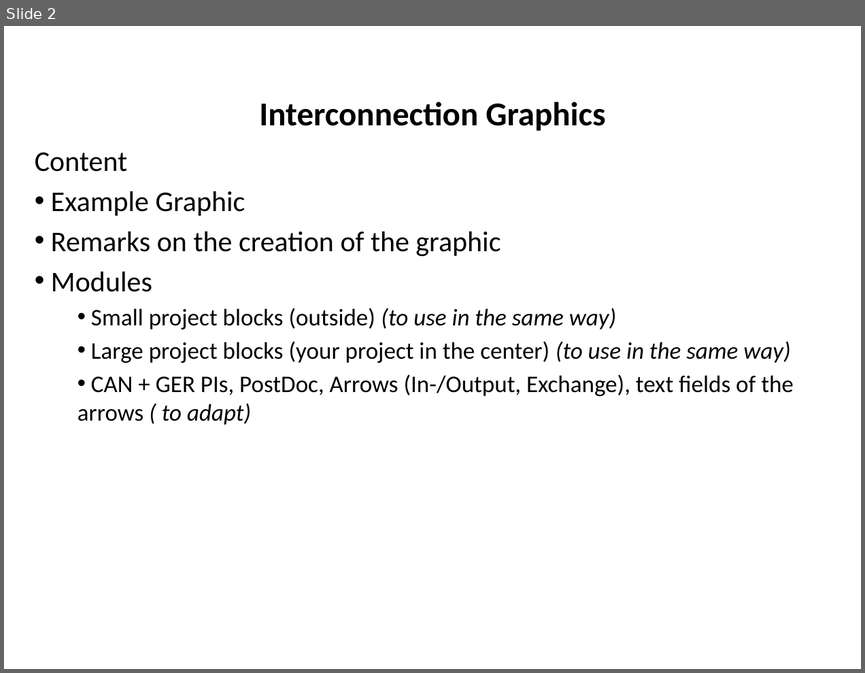
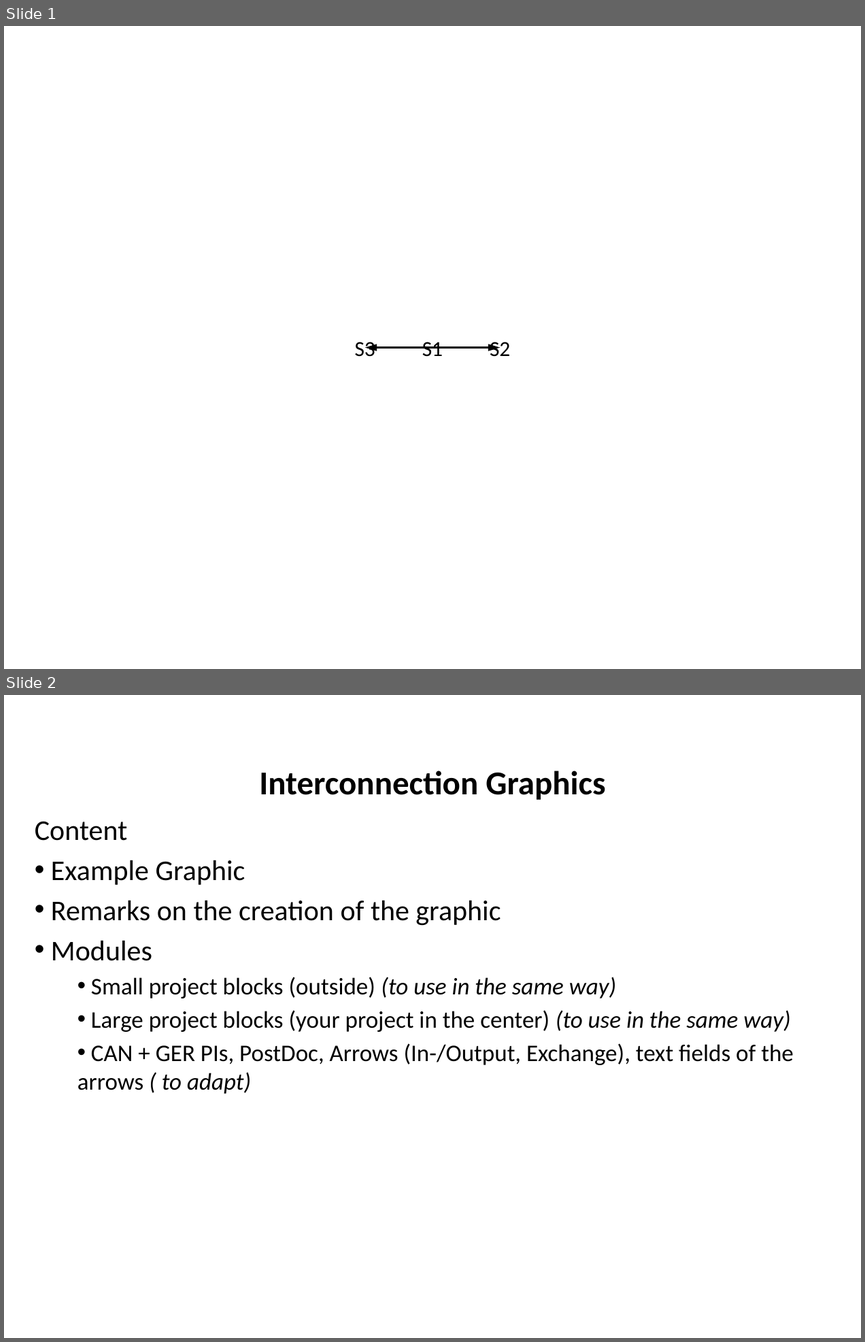
Before and after one commit to JulianBauerCode/pptMindmap, a slide deck: graph.pptx. Shown one above the other, each under a label of ours: slide 2 before the commit, slides 1 and 2 after it. The pictures are 865x673 and 865x1342 pixels, drawn with LibreOffice and Linux fonts; fonts in the diff are those of the drawing. Boxes give left, top, right and bottom in pixels: in the first picture for what was removed or moved away, otherwise in the second. Text is boxed around its words. In the diff, an @@ line names an element or a change of style, - is before the commit and + after.

```diff
--- a/graph.pptx
+++ b/graph.pptx
@@ slide 1 added at <box>4,26,861,669</box>, background #FFFFFF @@
@@ text added at <box>355,342,375,356</box>, 18 pt, text #000000 @@
+S3
@@ arrow added from (432, 347) to (364, 347), #000000 1.5 pt @@
@@ text added at <box>422,342,443,356</box>, 18 pt, text #000000 @@
+S1
@@ arrow added from (432, 347) to (500, 347), #000000 1.5 pt @@
@@ arrow added from (466, 348) to (466, 348), #004B7D 1.5 pt @@
@@ text added at <box>490,342,510,356</box>, 18 pt, text #000000 @@
+S2
```
Also in this commit, not shown: 1 slide removed, 2 other files.
